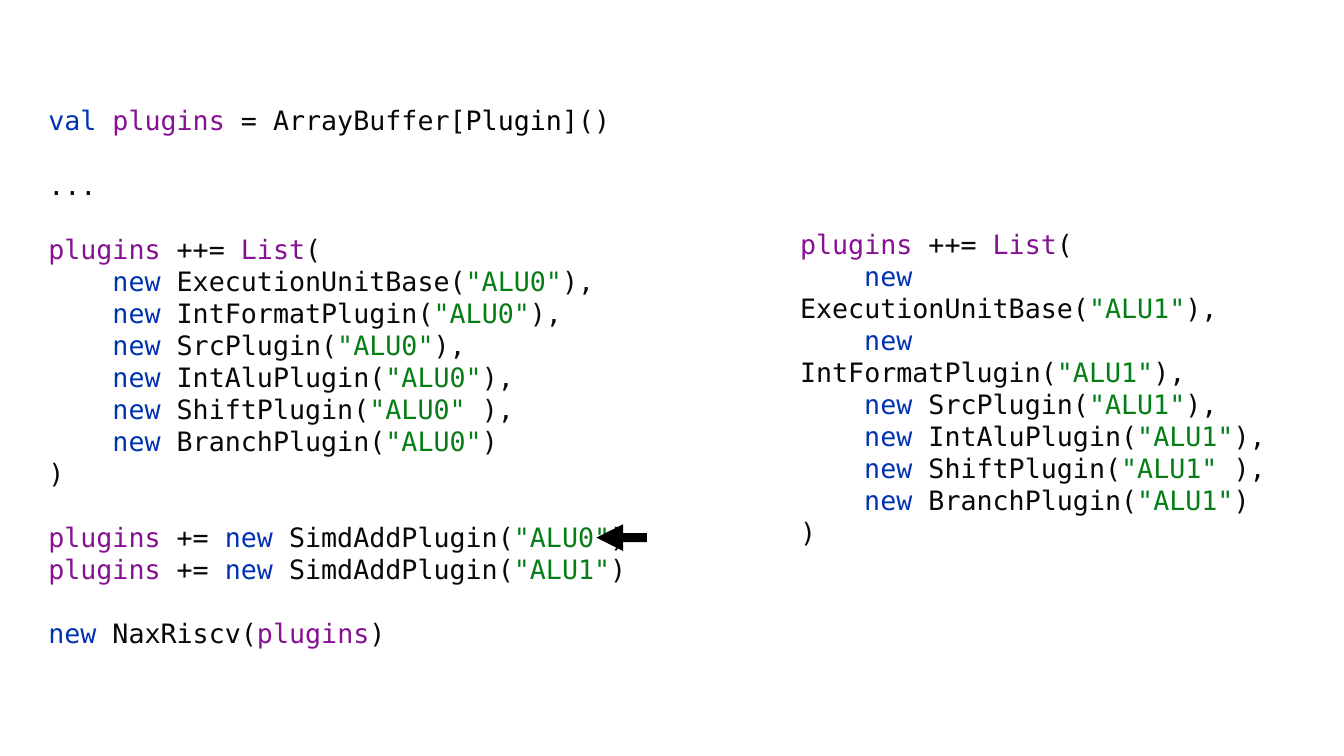
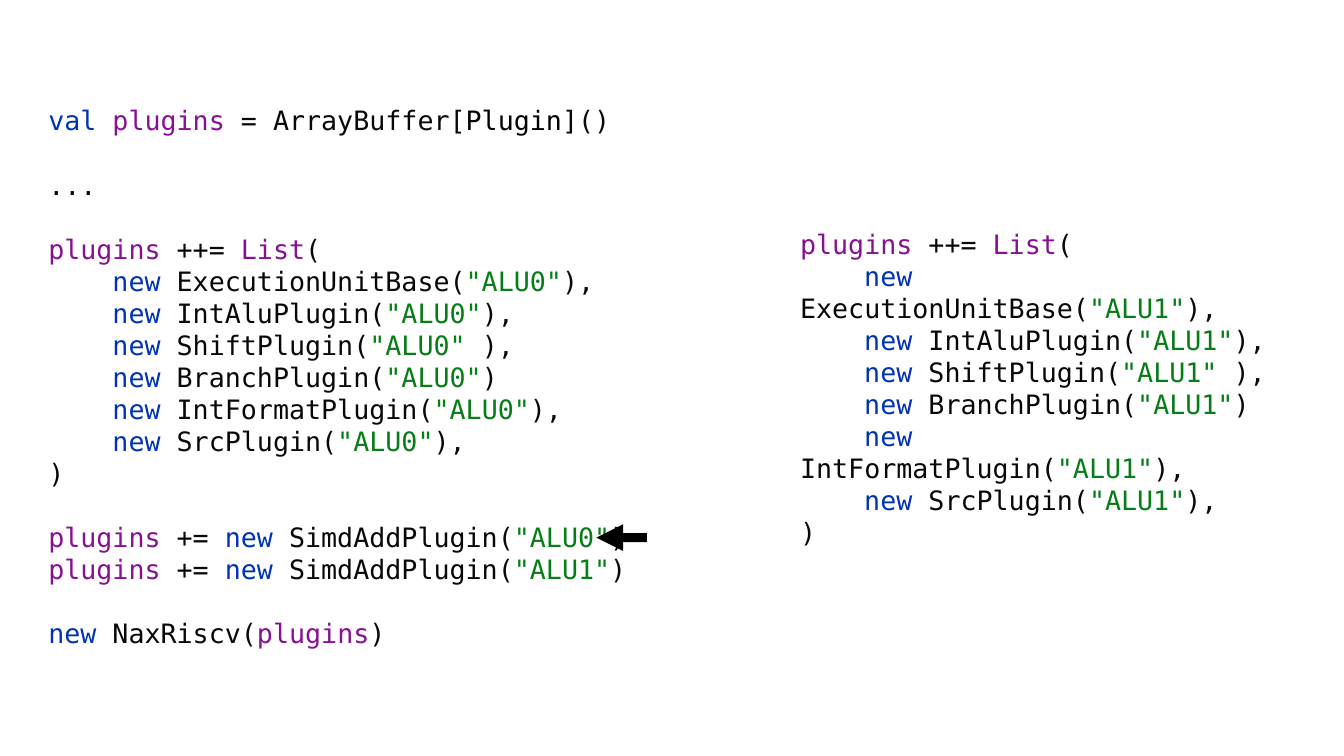
Before and after one commit to SpinalHDL/SpinalDoc, a slide deck: slide 24 of presentation/en/nax_040522/slices_nax_040522.odp (slide 16 before the commit). Drawn at 1344x756 pixels with LibreOffice and Linux fonts; fonts in the diff are those of the drawing. Boxes give left, top, right and bottom in pixels: in the first picture for what was removed or moved away, otherwise in the second. Text is boxed around its words. In the diff, an @@ line names an element or a change of style, - is before the commit and + after.

```diff
--- a/presentation/en/nax_040522/slices_nax_040522.odp
+++ b/presentation/en/nax_040522/slices_nax_040522.odp
@@ text at bbox=[48, 238, 594, 456]: text changed @@
-plugins ++= List(
-new ExecutionUnitBase("ALU0"),
-new IntFormatPlugin("ALU0"),
-new SrcPlugin("ALU0"),
-new IntAluPlugin("ALU0"),
-new ShiftPlugin("ALU0" ),
-new BranchPlugin("ALU0")
-)
+plugins ++= List(
+new ExecutionUnitBase("ALU0"),
+new IntAluPlugin("ALU0"),
+new ShiftPlugin("ALU0" ),
+new BranchPlugin("ALU0")
+new IntFormatPlugin("ALU0"),
+new SrcPlugin("ALU0"),
+)
@@ text at bbox=[800, 233, 1265, 516]: text changed @@
-plugins ++= List(
-new ExecutionUnitBase("ALU1"),
-new IntFormatPlugin("ALU1"),
-new SrcPlugin("ALU1"),
-new IntAluPlugin("ALU1"),
-new ShiftPlugin("ALU1" ),
-new BranchPlugin("ALU1")
-)
+plugins ++= List(
+new ExecutionUnitBase("ALU1"),
+new IntAluPlugin("ALU1"),
+new ShiftPlugin("ALU1" ),
+new BranchPlugin("ALU1")
+new IntFormatPlugin("ALU1"),
+new SrcPlugin("ALU1"),
+)
```
Also in this commit, not shown: 11 other slides changed, 9 slides added.
